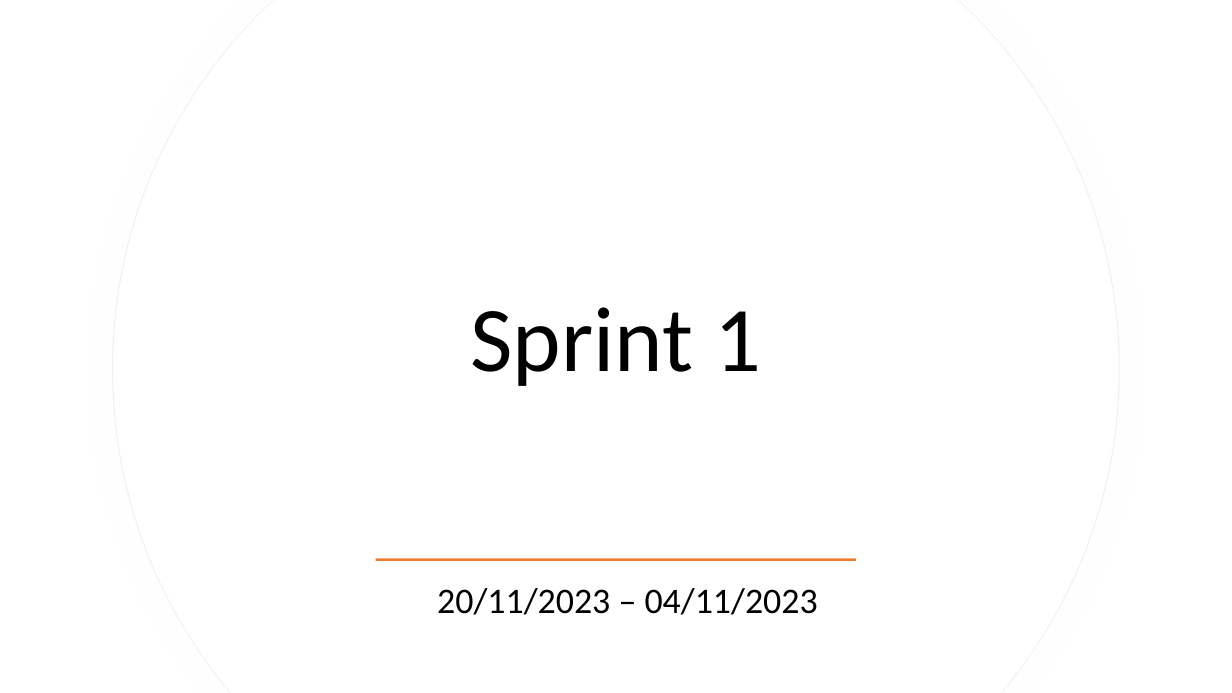
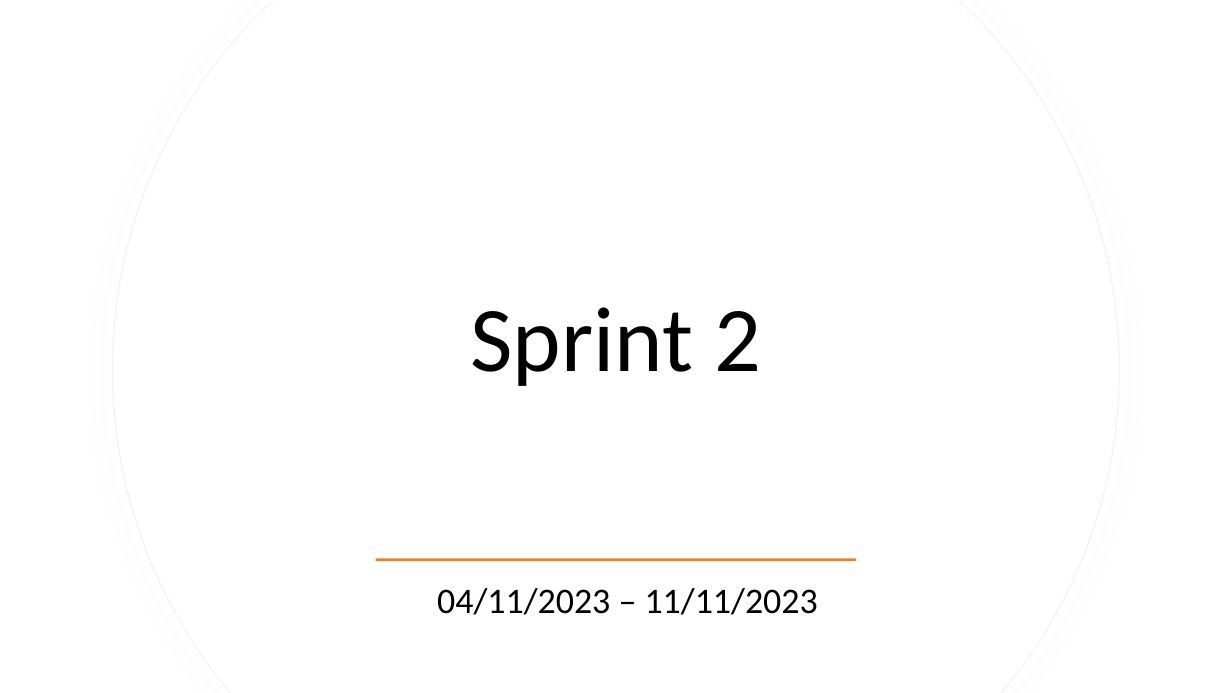
Before and after one commit to CSW-Teams/MS3-docs, a slide deck: slide 1 of Scrumtastic/Sprint2/Sprint2.pptx. Drawn at 1232x693 pixels with LibreOffice and Linux fonts; fonts in the diff are those of the drawing. Boxes give left, top, right and bottom in pixels: in the first picture for what was removed or moved away, otherwise in the second. Text is boxed around its words. In the diff, an @@ line names an element or a change of style, - is before the commit and + after.

Commit message:
sprint 2 powerPoint

```diff
--- a/Scrumtastic/Sprint2/Sprint2.pptx
+++ b/Scrumtastic/Sprint2/Sprint2.pptx
@@ title at (x1=471, y1=307, x2=761, y2=386): text changed @@
-Sprint 1
+Sprint 2
@@ subtitle at (x1=437, y1=588, x2=818, y2=615): text changed @@
-20/11/2023 – 04/11/2023
+04/11/2023 – 11/11/2023
```
Also in this commit, not shown: 2 other slides changed, 23 slides added, 15 slides removed.
